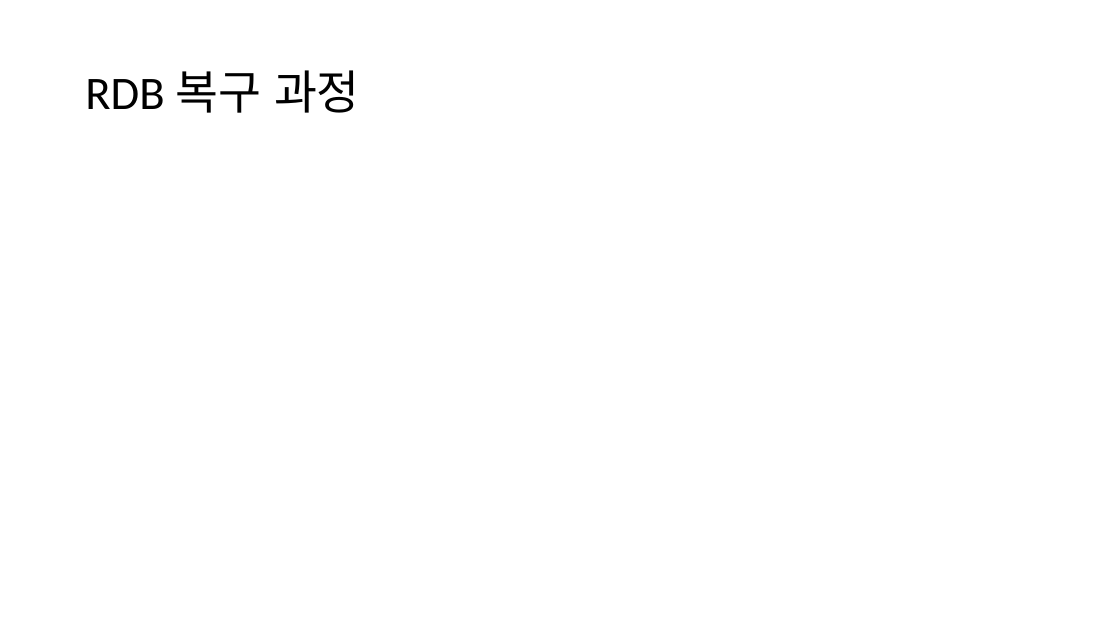
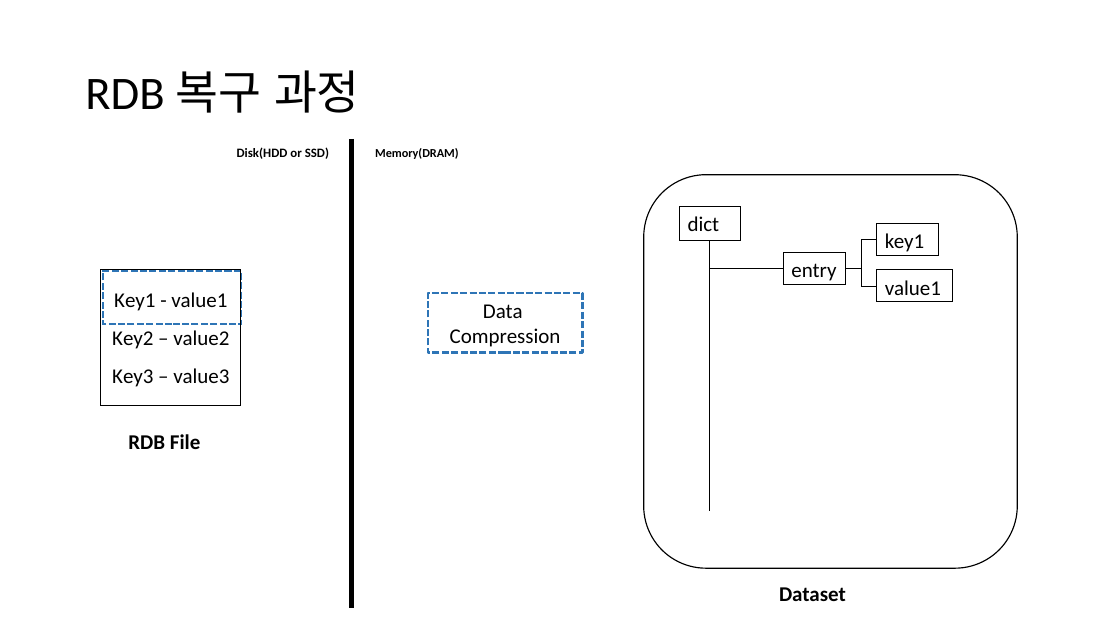
Before and after one commit to jsw166098/Redis, a slide deck: slide 4 of redis_01.pptx (slide 3 before the commit). Drawn at 1120x630 pixels with LibreOffice and Linux fonts; fonts in the diff are those of the drawing. Boxes give left, top, right and bottom in pixels: in the first picture for what was removed or moved away, otherwise in the second. Text is boxed around its words. In the diff, an @@ line names an element or a change of style, - is before the commit and + after.

```diff
--- a/redis_01.pptx
+++ b/redis_01.pptx
@@ text added at bbox=[237, 147, 329, 159], 11 pt, text #000000, bold @@
+Disk(HDD or SSD)
@@ line added from (351, 139) to (351, 608), #000000 3.75 pt @@
@@ text added at bbox=[375, 148, 458, 159], 10.5 pt, text #000000, bold @@
+Memory(DRAM)
@@ rounded rectangle added at bbox=[644, 175, 1017, 568], fill #FFFFFF, outline #000000 1 pt @@
@@ rectangle added at bbox=[680, 207, 740, 240], outline #000000 0.75 pt, 18 pt, text #000000 @@
+dict
@@ line added from (710, 241) to (710, 511), #000000 0.5 pt @@
@@ line added from (783, 269) to (710, 269), #000000 0.5 pt @@
@@ group added at bbox=[783, 223, 953, 302]: 3 rectangles, 2 elbow lines @@
+entry
+key1
+value1
@@ rectangle added at bbox=[101, 270, 241, 406], outline #000000 0.75 pt, 18 pt, text #000000 @@
+Key1 - value1
+Key2 – value2
+Key3 – value3
@@ rectangle added at bbox=[103, 271, 241, 324], fill #FFFFFF, outline #2E75B6 2 pt dashed @@
@@ rectangle added at bbox=[428, 293, 582, 353], outline #2E75B6 2 pt dashed, 18 pt, text #000000 @@
+Data
+Compression
@@ text added at bbox=[128, 434, 200, 449], 18 pt, text #000000, bold @@
+RDB File
@@ text added at bbox=[779, 587, 846, 601], 18 pt, text #000000, bold @@
+Dataset
```
Also in this commit, not shown: 1 other slide changed, 2 slides added, 5 other files.
